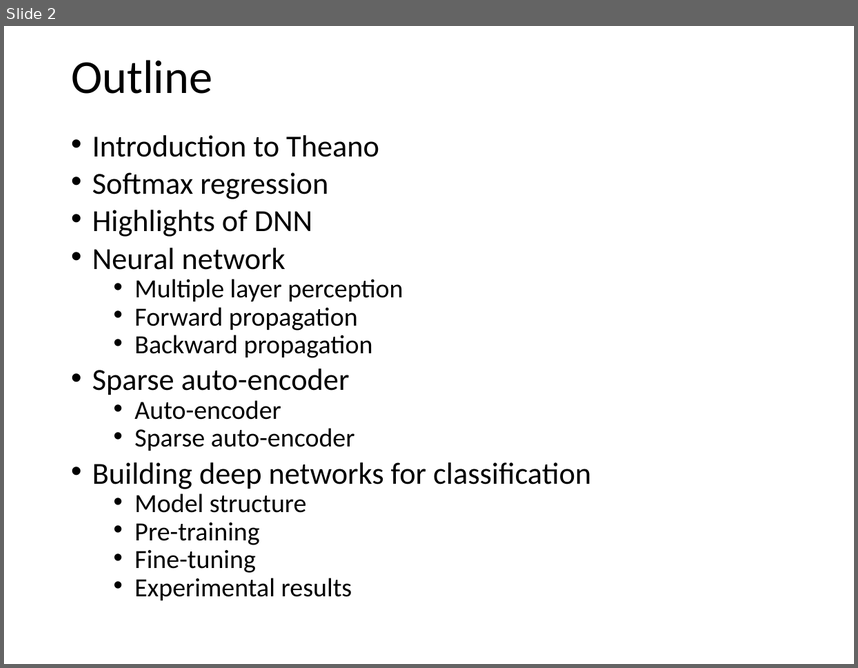
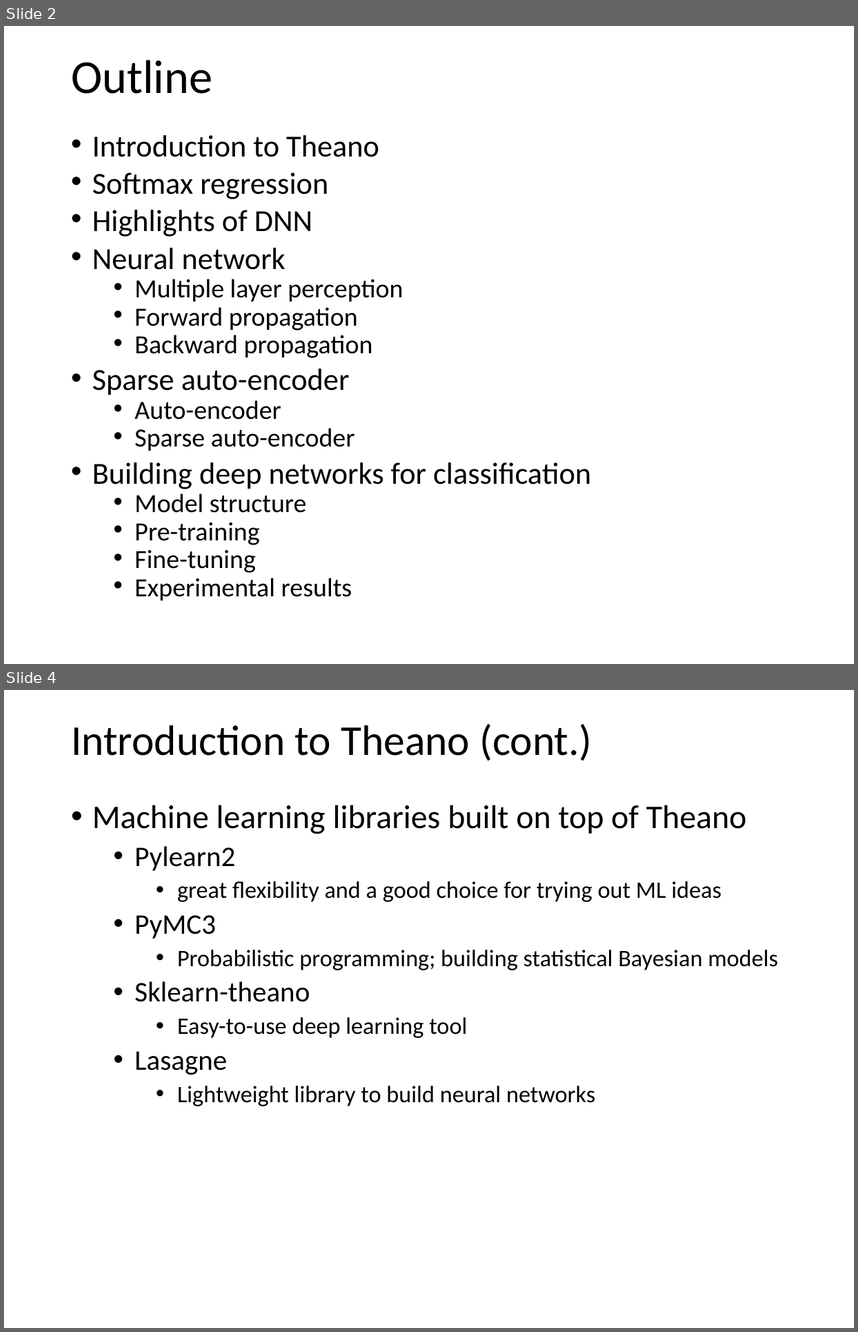
Before and after one commit to taiqing/workshop_dnn, a slide deck: workshop_talk_dnn.pptx. Shown one above the other, each under a label of ours: slide 2 before the commit, slides 2 and 4 after it; the slides between them are not shown. The pictures are 858x668 and 858x1332 pixels, drawn with LibreOffice and Linux fonts; fonts in the diff are those of the drawing. Boxes give left, top, right and bottom in pixels: in the first picture for what was removed or moved away, otherwise in the second. Text is boxed around its words. In the diff, an @@ line names an element or a change of style, - is before the commit and + after.

```diff
--- a/workshop_talk_dnn.pptx
+++ b/workshop_talk_dnn.pptx
@@ slide 4 added at [4,690,854,1328], background #FFFFFF @@
@@ title added at [71,724,592,761], 36 pt, text #000000 @@
+Introduction to Theano (cont.)
@@ text added at [92,805,778,1106], 20 pt, text #000000 @@
+• Machine learning libraries built on top of Theano
+  • Pylearn2
+    • great flexibility and a good choice for trying out ML ideas
+  • PyMC3
+    • Probabilistic programming; building statistical Bayesian models
+  • Sklearn-theano
+    • Easy-to-use deep learning tool
+  • Lasagne
+    • Lightweight library to build neural networks
```
Also in this commit, not shown: 7 other slides added, 4 other files.
